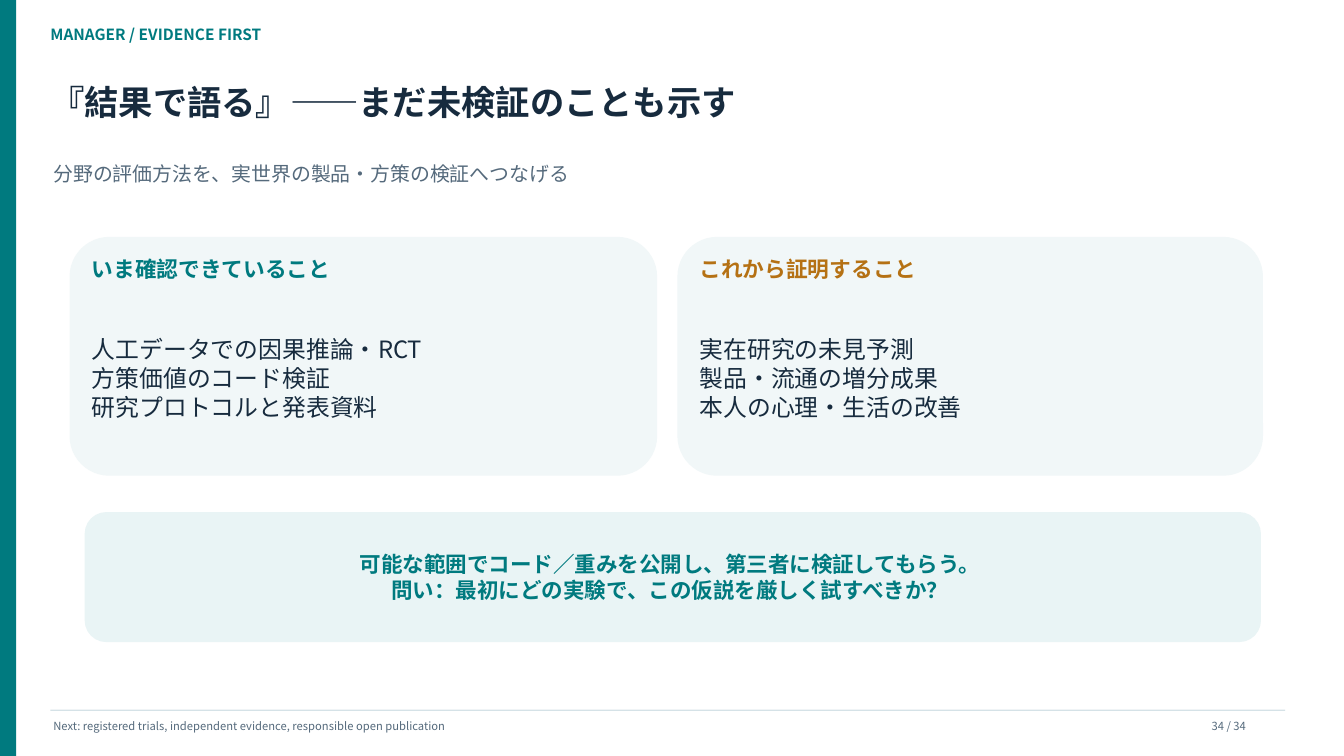
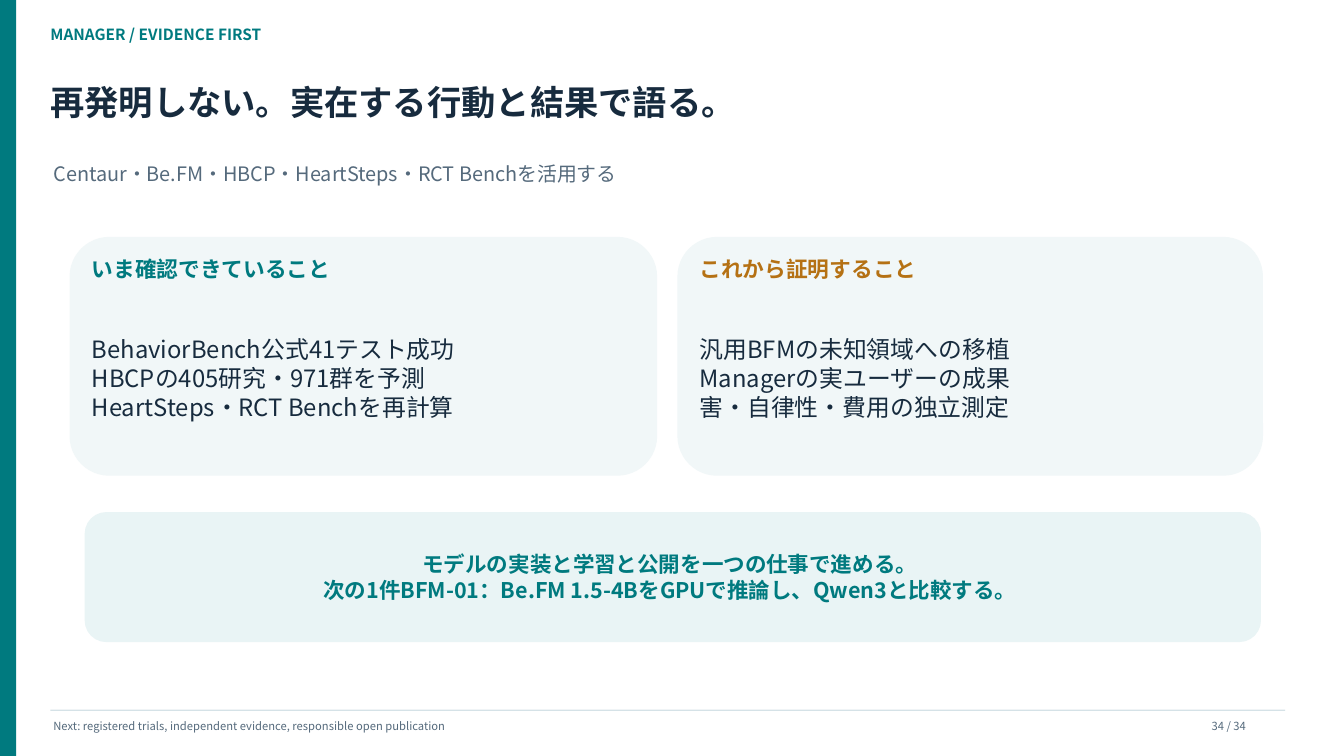
Before and after one commit to Daisuke134/anicca, a slide deck: slide 34 of docs/research/manager/masterclass/2026-11-04-p04-causal/journal_club/AI_BEHAVIOR_JOURNAL_CLUB_60MIN_JA.pptx. Drawn at 1344x756 pixels with LibreOffice and Linux fonts; fonts in the diff are those of the drawing. Boxes give left, top, right and bottom in pixels: in the first picture for what was removed or moved away, otherwise in the second. Text is boxed around its words. In the diff, an @@ line names an element or a change of style, - is before the commit and + after.

Commit message:
slides(manager): refresh public 34-slide talk with behavioral foundation model and real results

```diff
--- a/docs/research/manager/masterclass/2026-11-04-p04-causal/journal_club/AI_BEHAVIOR_JOURNAL_CLUB_60MIN_JA.pptx
+++ b/docs/research/manager/masterclass/2026-11-04-p04-causal/journal_club/AI_BEHAVIOR_JOURNAL_CLUB_60MIN_JA.pptx
@@ text at box(50, 86, 735, 118): text changed @@
-『結果で語る』——まだ未検証のことも示す
+再発明しない。実在する行動と結果で語る。
@@ text at box(53, 164, 616, 186): text changed @@
-分野の評価方法を、実世界の製品・方策の検証へつなげる
+Centaur・Be.FM・HBCP・HeartSteps・RCT Benchを活用する
@@ text at box(92, 338, 455, 422): text changed @@
-人工データでの因果推論・RCT
-方策価値のコード検証
-研究プロトコルと発表資料
+BehaviorBench公式41テスト成功
+HBCPの405研究・971群を予測
+HeartSteps・RCT Benchを再計算
@@ text at box(700, 338, 1010, 418): text changed @@
-実在研究の未見予測
-製品・流通の増分成果
-本人の心理・生活の改善
+汎用BFMの未知領域への移植
+Managerの実ユーザーの成果
+害・自律性・費用の独立測定
@@ text at box(323, 553, 1017, 603): text changed @@
-可能な範囲でコード／重みを公開し、第三者に検証してもらう。
-問い：最初にどの実験で、この仮説を厳しく試すべきか？
+モデルの実装と学習と公開を一つの仕事で進める。
+次の1件BFM-01：Be.FM 1.5-4BをGPUで推論し、Qwen3と比較する。
```
Also in this commit, not shown: 2 other slides changed, 1 other file.
